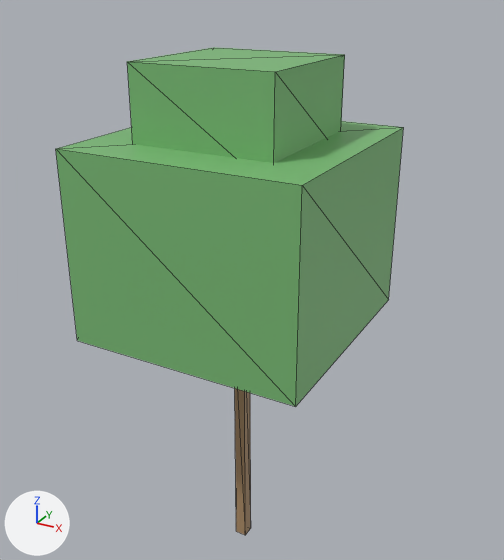
Two versions of the glTF model data/islands/disksaver/glb/Prop_DS_Tree_37.glb, one commit apart.
One viewpoint serves both versions: a camera (50 mm lens) standing at (7.67, -13.43, 14.58) and looking at (0.03, 0.46, 7.63). The axes (+X, +Y, +Z) are drawn at lower left. The lights are the same throughout. The picture after the commit comes second. Mesh edges are drawn as thin lines. Vertices at exactly the same position are counted once.
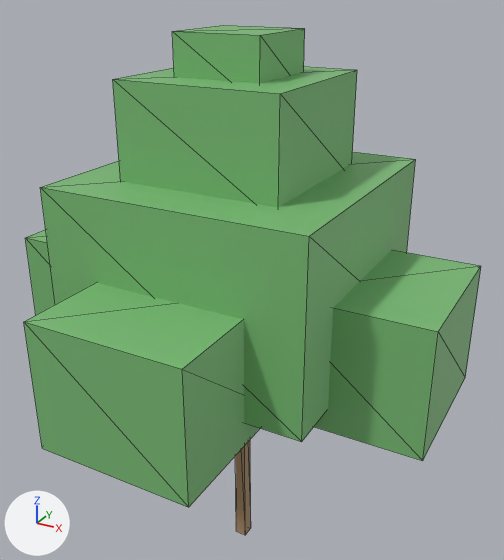
Pixel boxes [x1, y1, x2, y2] of what changed, in the pictures (504 x 560 px):
'Cube.001', moved, rescaled (8% wider): before [56, 121, 404, 407]; after [40, 152, 416, 442]
'Cube.002', moved, rescaled: before [127, 47, 345, 163]; after [314, 250, 481, 461]
'Cube.005', added (green): after [24, 283, 260, 507]
'Cube.006', added (green): after [113, 66, 357, 207]
'Cube.007', added (green): after [172, 25, 305, 84]
'Cube.003', added (green): after [25, 230, 55, 315]

What the commit changed:
me_cube_1519 is used by ob_cube_001; location (0.0, 0.0, 0.0).
me_cube_1519 had 8 vertices, 12 faces and spanned x -2.81..2.81, y -2.81..2.81, z 6.75..11.25.
me_cube_1519 now has 8 vertices, 12 faces and spans x -3.09..3.09, y -3.09..3.09, z 6.19..10.46.
me_cube_1519 part 1: the whole mesh is scaled about its middle by (1.1, 1.1, 0.95), then moved by (0.0, 0.0, -0.68).
me_cube_1520 is used by ob_cube_002; location (0.0, 0.0, 0.0).
me_cube_1520 had 8 vertices, 12 faces and spanned x -1.69..1.69, y -1.69..1.69, z 10.69..12.94.
me_cube_1520 now has 8 vertices, 12 faces and spans x 1.58..5.18, y -1.8..1.8, z 5.62..8.55.
me_cube_1520 part 2: the whole mesh is scaled about its middle by (1.07, 1.07, 1.3), then moved by (3.38, 0.0, -4.72).
Mesh me_cube_1710 is new.
It is a box spanning x -1.01..1.01, y -1.01..1.01, z 12.15..13.5.
It uses material mat_ds_leaf1 (green #7abb76).
Mesh me_cube_1709 is new.
It is a box spanning x -1.91..1.91, y -1.91..1.91, z 10.12..12.6.
It uses material mat_ds_leaf1 (green #7abb76).
Mesh me_cube_1708 is new.
It is a box spanning x -1.8..1.8, y -5.18..-1.58, z 5.62..8.55.
It uses material mat_ds_leaf1 (green #7abb76).
Mesh me_cube_1706 is new.
It is a box spanning x -5.18..-1.58, y -1.8..1.8, z 5.62..8.55.
It uses material mat_ds_leaf1 (green #7abb76).
Object 'Cube.007' (ob_cube_007) is new; it shows me_cube_1710.
Its location is (0.0, 0.0, 0.0).
Object 'Cube.006' (ob_cube_006) is new; it shows me_cube_1709.
Its location is (0.0, 0.0, 0.0).
Object 'Cube.005' (ob_cube_005) is new; it shows me_cube_1708.
Its location is (0.0, 0.0, 0.0).
Object 'Cube.003' (ob_cube_003) is new; it shows me_cube_1706.
Its location is (0.0, 0.0, 0.0).
